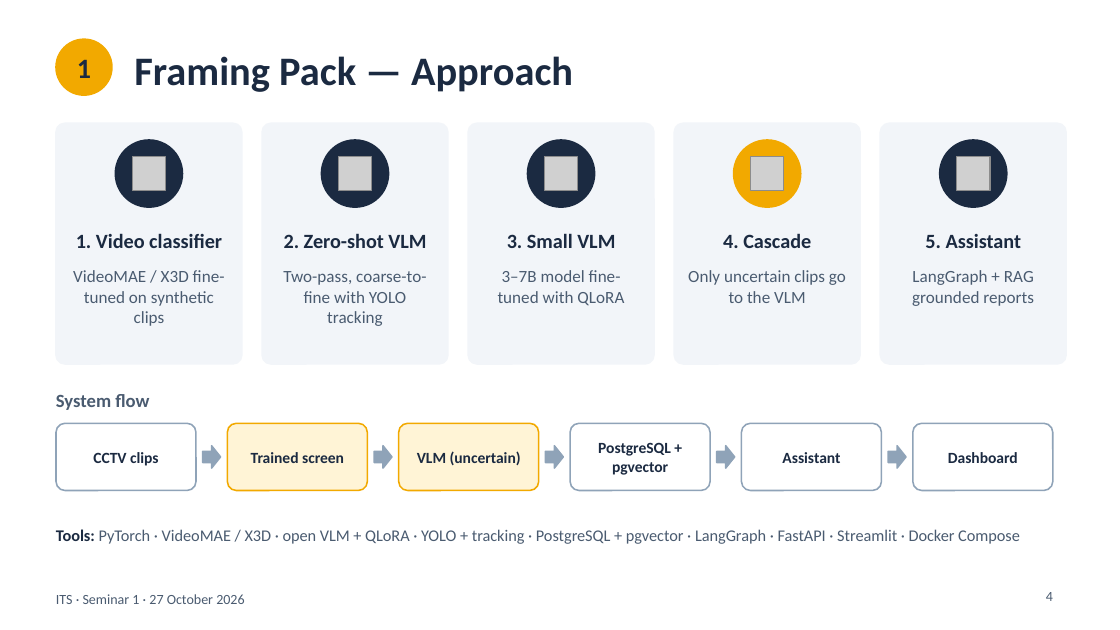
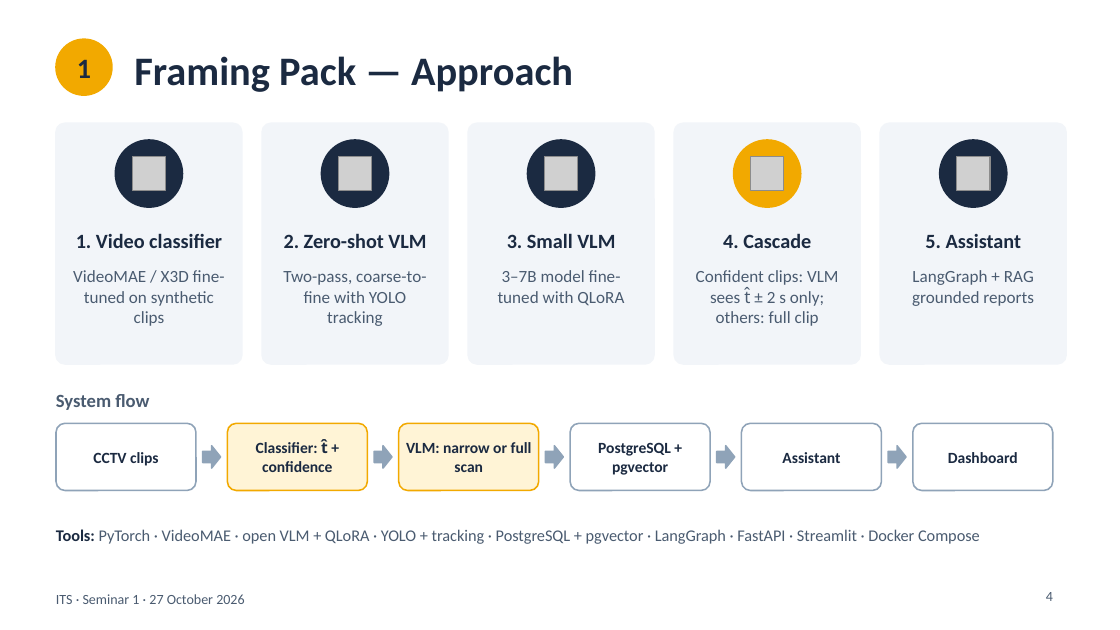
Before and after one commit to JudyDukmak/cctv-accident-ITS-system, a slide deck: slide 4 of Presentations/ITS_Seminar1_Presentation.pptx. Drawn at 1120x630 pixels with LibreOffice and Linux fonts; fonts in the diff are those of the drawing; grey boxes stand for pictures. Boxes give left, top, right and bottom in pixels: in the first picture for what was removed or moved away, otherwise in the second. Text is boxed around its words. In the diff, an @@ line names an element or a change of style, - is before the commit and + after.

```diff
--- a/Presentations/ITS_Seminar1_Presentation.pptx
+++ b/Presentations/ITS_Seminar1_Presentation.pptx
@@ text at box(696, 270, 839, 326): text changed @@
-Only uncertain clips go to the VLM
+Confident clips: VLM sees t̂ ± 2 s only; others: full clip
@@ text at box(256, 439, 332, 472): text changed @@
-Trained screen
+Classifier: t̂ + confidence
@@ text at box(406, 442, 532, 472): text changed @@
-VLM (uncertain)
+VLM: narrow or full scan
@@ text at box(56, 529, 980, 544): text changed @@
-Tools: PyTorch · VideoMAE / X3D · open VLM + QLoRA · YOLO + tracking · PostgreSQL + pgvector · LangGraph · FastAPI · Streamlit · Docker Compose
+Tools: PyTorch · VideoMAE · open VLM + QLoRA · YOLO + tracking · PostgreSQL + pgvector · LangGraph · FastAPI · Streamlit · Docker Compose
```
Also in this commit, not shown: 10 other slides changed.
